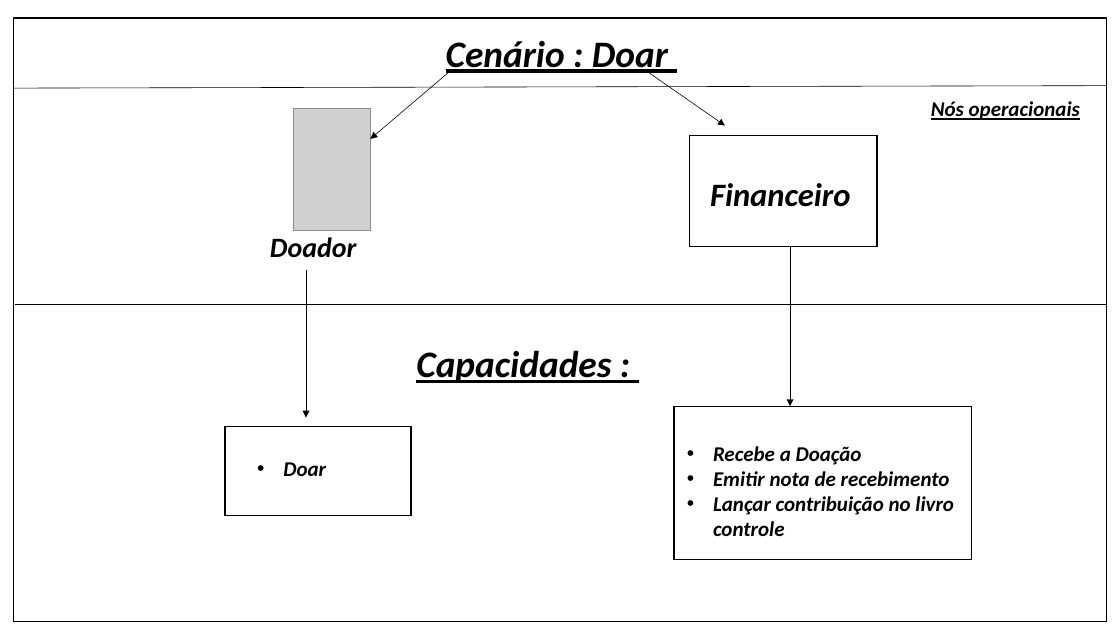
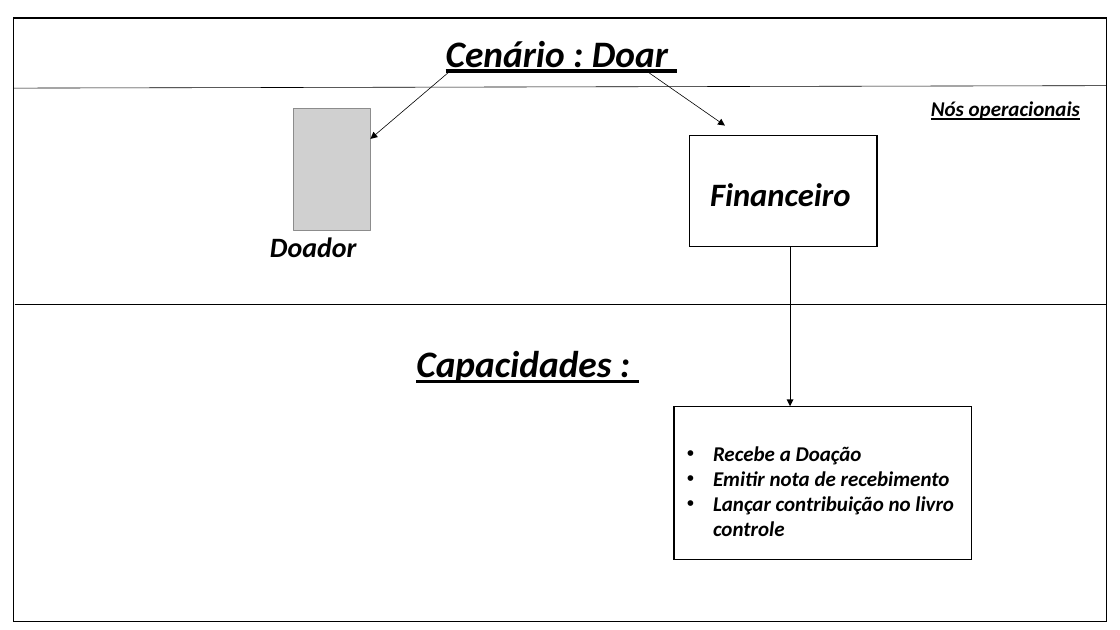
Before and after one commit to Ney-Rocha/OPE-3-semestre, a slide deck: slide 13 of cenario_de_negocio.pptx. Drawn at 1120x630 pixels with LibreOffice and Linux fonts; fonts in the diff are those of the drawing; grey boxes stand for pictures. Boxes give left, top, right and bottom in pixels: in the first picture for what was removed or moved away, otherwise in the second. Text is boxed around its words. In the diff, an @@ line names an element or a change of style, - is before the commit and + after.

```diff
--- a/cenario_de_negocio.pptx
+++ b/cenario_de_negocio.pptx
@@ arrow removed from (306, 271) to (306, 418) @@
@@ rectangle removed at (225, 426, 412, 516) @@
@@ text removed at (283, 462, 326, 476) @@
-• Doar
```
Also in this commit, not shown: 8 other slides changed, 1 other file.
